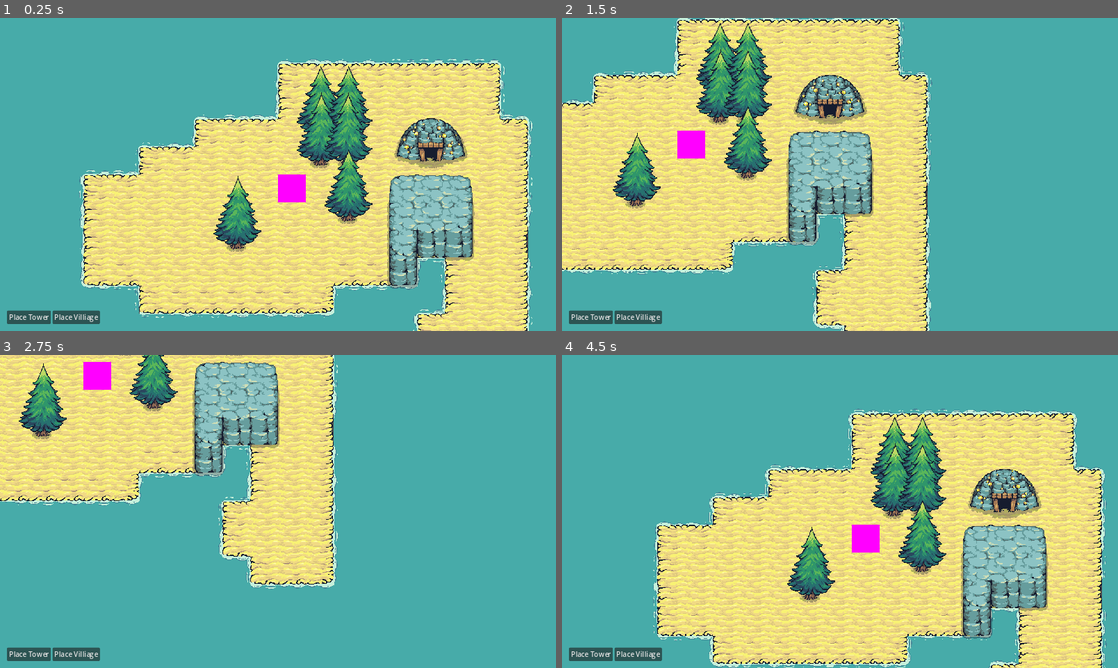
Above: before the commit, frames 1-4 (two rows, left to right).
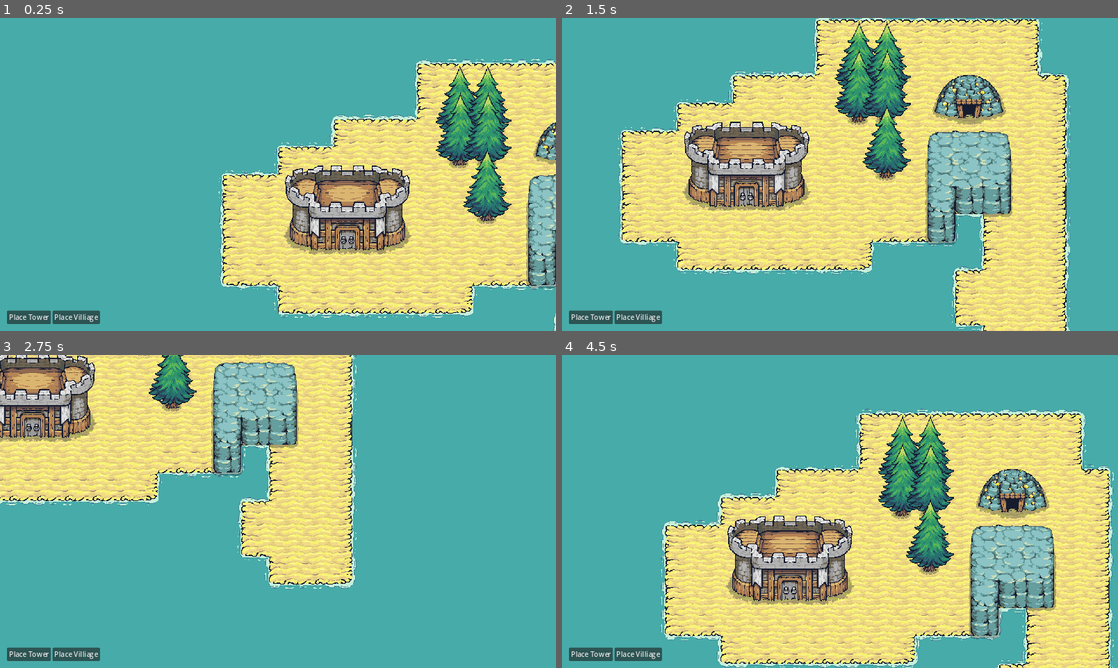
Above: after the commit, the same moments.

Repository: galaxy8691/learn_godot
Game: Godot game, scene res://scenes/base_level.tscn
Two runs of this game, one before a commit and one after it. Both use one fixed random seed, a clock stepped at 60 frames per second and the inputs below.
Inputs (mouse positions are in pixels of both pictures, inside the frame that each line leads up to):
- Up to frame 1 (0.25 s): no input
- Up to frame 2 (1.5 s): move the mouse to (962, 158) at 0.52 s; hold D (pan_right) 0.53-1.28 s; hold Right mouse button (right_click) 0.53-1.28 s; move the mouse to (728, 190) at 1.27 s; hold S (pan_down) from 1.28 s (still down); click (728, 190) at 1.35 s
- Up to frame 3 (2.75 s): right-click (166, 527) at 1.55 s; move the mouse to (333, 442) at 2.02 s; release S (pan_down) at 2.03 s; hold D (pan_right) from 2.03 s (still down); hold Right mouse button (right_click) from 2.03 s (still down)
- Up to frame 4 (4.5 s): move the mouse to (812, 574) at 2.77 s; release D (pan_right) at 2.78 s; release Right mouse button (right_click) at 2.78 s; hold W (pan_up) 2.78-3.53 s; right-click (812, 574) at 2.85 s; move the mouse to (1006, 558) at 3.52 s; press the mouse at (1006, 558) at 3.53 s; hold A (pan_left) from 3.53 s (still down); right-click (1006, 558) at 3.8 s; move the mouse to (673, 464) at 4.27 s; release the mouse at (673, 464) at 4.28 s; right-click (673, 464) at 4.35 s

The runs differ from the first frame. In frame 1, 48% of the frame differs, in the area x 14-100%, y 12-100%; in frame 2, 63%, in the area x 0-92%, y 0-100%; in frame 3, 21%; in frame 4, 28%.

Commit message:
add base sprite, deletable, can destory building on occpied cells

Diff:
--- /dev/null
+++ b/assets/buildings/base_sprite.tscn
@@ -0,0 +1,9 @@
+[gd_scene load_steps=2 format=3 uid="uid://dr2ytxv42ik8c"]
+
+[ext_resource type="Texture2D" uid="uid://dwlwy1e13mwyh" path="res://assets/buildings/castle_white.png" id="1_65jux"]
+
+[node name="BaseSprite" type="Sprite2D"]
+position = Vector2(160, 160)
+texture = ExtResource("1_65jux")
+centered = false
+offset = Vector2(-160, -226)
--- a/scenes/base_level.tscn
+++ b/scenes/base_level.tscn
@@ -40,7 +40,7 @@
 
 [node name="ResourceTileMapLayer" type="TileMapLayer" parent="YSort/BaseTileMapLayer"]
 y_sort_enabled = true
-tile_map_data = PackedByteArray("AAALAAYAAQAAAAAAAAALAAQAAQAAAAAAAAALAAMAAQAAAAAAAAAHAAcAAQAAAAAAAAAKAAQAAQAAAAAAAAAKAAMAAQAAAAAAAAA=")
+tile_map_data = PackedByteArray("AAALAAYAAQAAAAAAAAALAAQAAQAAAAAAAAALAAMAAQAAAAAAAAAKAAQAAQAAAAAAAAAKAAMAAQAAAAAAAAA=")
 tile_set = ExtResource("3_h1c2d")
 
 [node name="SandTileMapLayer" type="TileMapLayer" parent="YSort/BaseTileMapLayer"]
@@ -71,7 +71,7 @@
 
 [node name="Base" parent="YSort" instance=ExtResource("6_ke1uj")]
 unique_name_in_owner = true
-position = Vector2(576, 320)
+position = Vector2(256, 320)
 
 [node name="HighlightTileMapLayer" type="TileMapLayer" parent="."]
 modulate = Color(1, 1, 1, 0.513726)
--- a/scenes/building/base.tscn
+++ b/scenes/building/base.tscn
@@ -1,20 +1,14 @@
 [gd_scene load_steps=3 format=3 uid="uid://dtg73td2ccona"]
 
 [ext_resource type="PackedScene" uid="uid://ix48ftnmiref" path="res://scenes/component/building_component.tscn" id="1_ikic6"]
-
-[sub_resource type="PlaceholderTexture2D" id="PlaceholderTexture2D_dvsps"]
-size = Vector2(64, 64)
+[ext_resource type="PackedScene" uid="uid://dr2ytxv42ik8c" path="res://assets/buildings/base_sprite.tscn" id="2_06oiu"]
 
 [node name="Base" type="Node2D"]
 y_sort_enabled = true
 
-[node name="Sprite2D" type="Sprite2D" parent="."]
-y_sort_enabled = true
-position = Vector2(32, 32)
-texture = SubResource("PlaceholderTexture2D_dvsps")
-centered = false
-offset = Vector2(-32, -32)
-
 [node name="BuildingComponent" parent="." instance=ExtResource("1_ikic6")]
 buildable_radius = 2
-occupation_size = Vector2i(1, 1)
+occupation_size = Vector2i(5, 3)
+deletable = false
+
+[node name="BaseSprite" parent="." instance=ExtResource("2_06oiu")]
--- a/scenes/building/gold_mine.tscn
+++ b/scenes/building/gold_mine.tscn
@@ -24,3 +24,4 @@
 
 [node name="BuildingComponent" parent="." instance=ExtResource("4_eqv40")]
 occupation_size = Vector2i(3, 2)
+deletable = false
--- a/scenes/component/building_component.gd
+++ b/scenes/component/building_component.gd
@@ -4,6 +4,7 @@
 @export var resource_radius : int
 @export var resource_uasage : int
 @export var occupation_size : Vector2i
+@export var deletable : bool = true
 
 # Called when the node enters the scene tree for the first time.
 func _ready() -> void:
--- a/scenes/manager/building_manager.gd
+++ b/scenes/manager/building_manager.gd
@@ -75,8 +75,9 @@
 		if event.is_action_pressed("right_click"):
 			var building = get_building_at_position()
 			if building:
-				GameEvent.emit_building_destroyed(building.get_node("BuildingComponent"))
-				destroy_building(building)
+				if building.get_node("BuildingComponent").deletable:
+					GameEvent.emit_building_destroyed(building.get_node("BuildingComponent"))
+					destroy_building(building)
 
 func place_building(building_instance):
 	building_instance.global_position = hover_grid_position * 64
@@ -127,6 +128,6 @@
 func get_building_at_position():
 	var building_components = get_tree().get_nodes_in_group("building_component") as Array[BuildingComponent]
 	for building_component in building_components:
-		if building_component.get_grid_cell_position() == hover_grid_position:
+		if hover_grid_position in building_component.get_occupation_cells():
 			return building_component.get_parent()
 	return null
Binary file added: assets/buildings/castle_white.png
Not shown, added: assets/buildings/castle_white.png.import
Not shown: 1 places in scenes/base_level.tscn that only renumber resources
